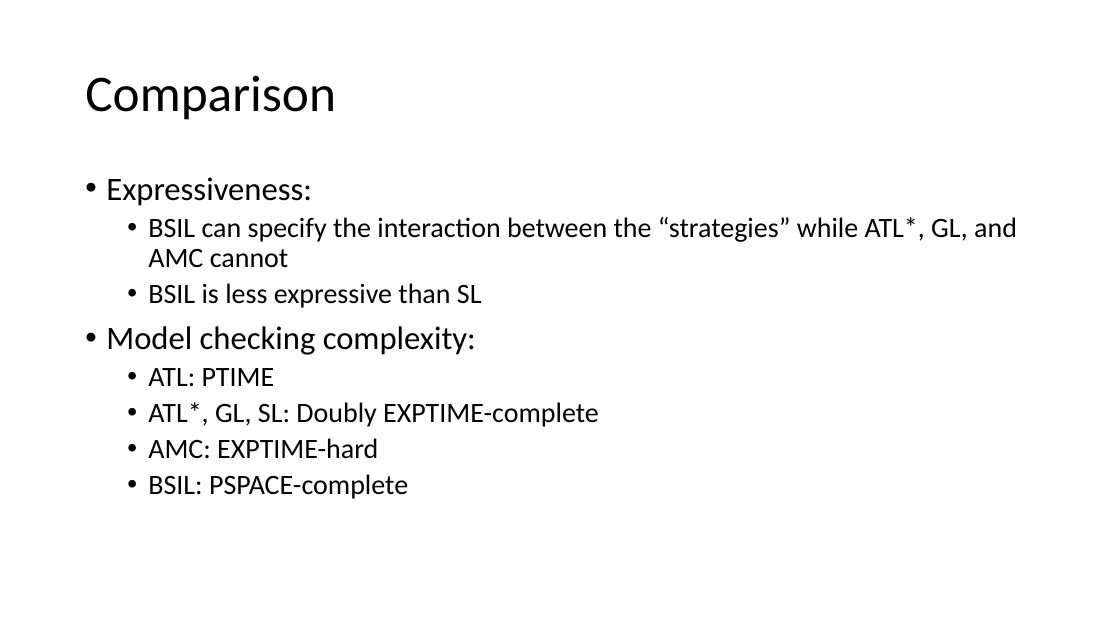
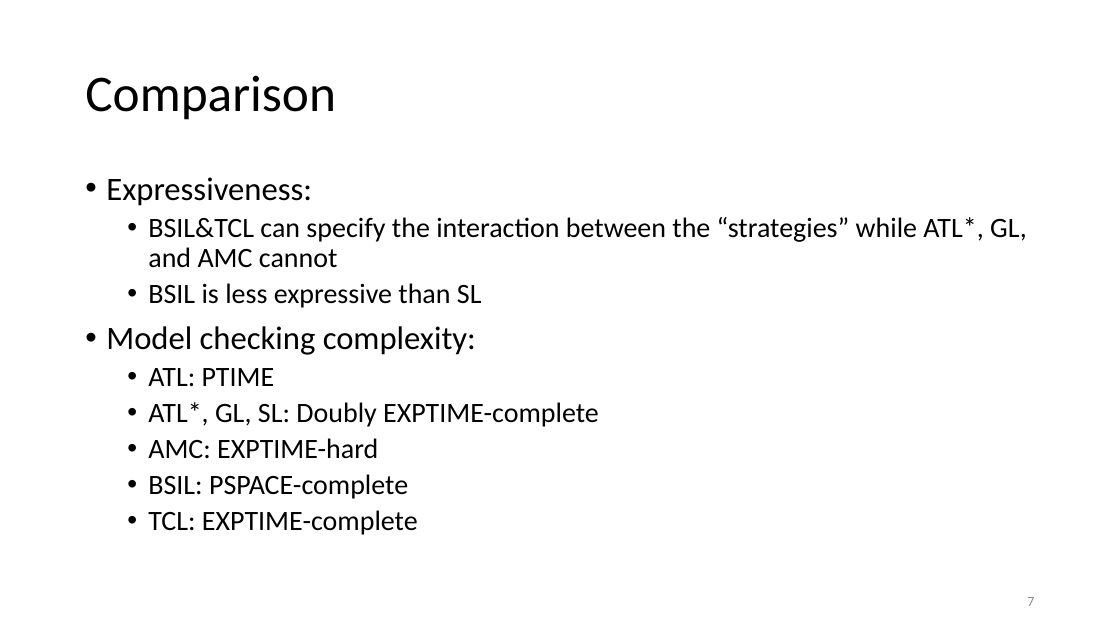
Before and after one commit to yyergg/graduate, a slide deck: slide 7 of def.pptx (slide 19 before the commit). Drawn at 1120x630 pixels with LibreOffice and Linux fonts; fonts in the diff are those of the drawing. Boxes give left, top, right and bottom in pixels: in the first picture for what was removed or moved away, otherwise in the second. Text is boxed around its words. In the diff, an @@ line names an element or a change of style, - is before the commit and + after.

```diff
--- a/def.pptx
+++ b/def.pptx
@@ text at [148,217,1027,268]: text changed @@
-  • BSIL can specify the interaction between the “strategies” while ATL*, GL, and AMC cannot
+  • BSIL&TCL can specify the interaction between the “strategies” while ATL*, GL, and AMC cannot
@@ text at [148,510,418,535]: paragraph added @@
+  • TCL: EXPTIME-complete
@@ page number added at [1027,597,1034,606], 12 pt, text #8C8C8C @@
+7
```
Also in this commit, not shown: 35 other slides changed, 4 slides added, 4 slides removed.
